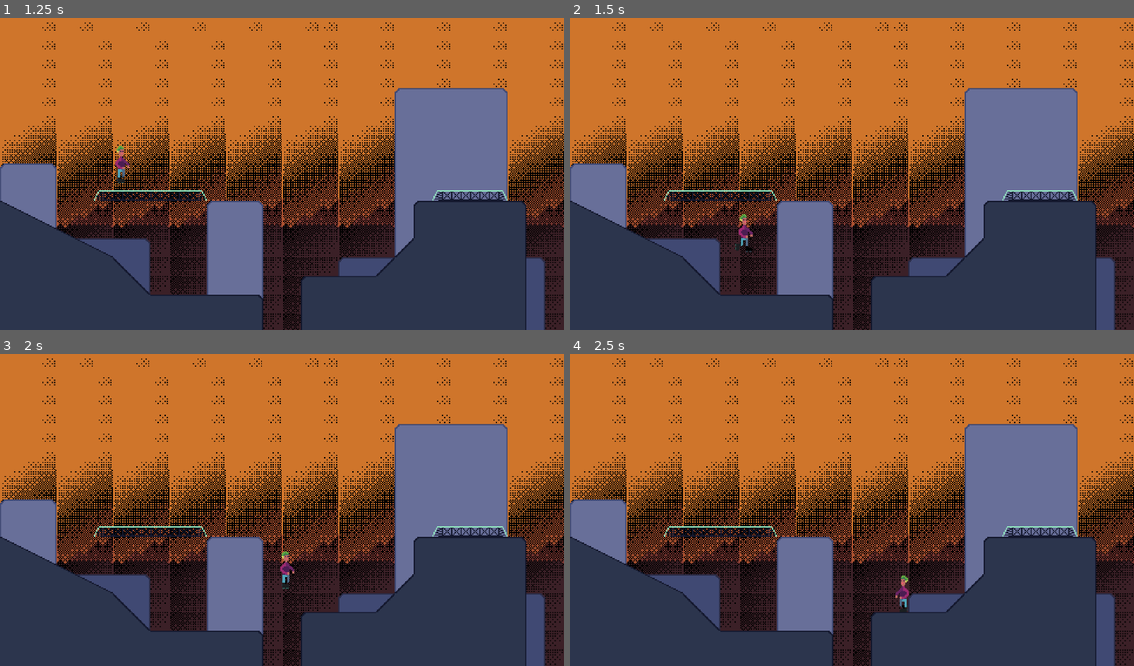
Above: before the commit, frames 1-4 (two rows, left to right).
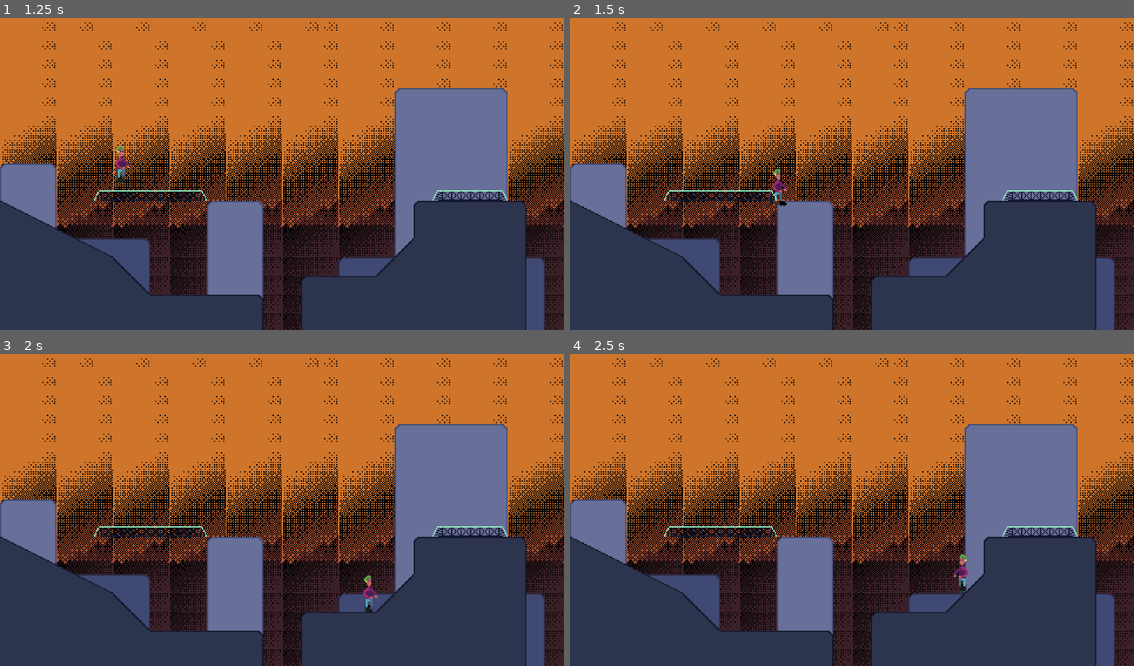
Above: after the commit, the same moments.

Repository: JordanEmme/196-gamejam
Game: Godot game, scene res://levels/City.tscn
Same seed, same stepped clock (60 frames per second), same inputs: the game is played once before the commit and once after it.
Inputs (mouse positions are in pixels of both pictures, inside the frame that each line leads up to):
- Up to frame 1 (1.25 s): tap Enter at 0.5 s; move the mouse to (406, 155) at 0.52 s; hold D (right) from 0.53 s (still down); right-click (406, 155) at 0.6 s; tap Space (jump) at 0.77 s
- Up to frame 2 (1.5 s): keep holding D (right); move the mouse to (739, 186) at 1.27 s; right-click (739, 186) at 1.35 s
- Up to frame 3 (2 s): keep holding D (right); tap Space (jump) at 1.52 s
- Up to frame 4 (2.5 s): move the mouse to (908, 438) at 2.02 s; release D (right) at 2.03 s; hold A (left) from 2.03 s (still down); right-click (908, 438) at 2.1 s

Frame 1 is identical in both runs. In frame 2, 0.3% of the frame differs, in the area x 29-39%, y 48-76%; in frame 3, 0.3%; in frame 4, 0.3%.

Commit message:
Fix grind

Diff:
--- a/game/characters/antifa.gd
+++ b/game/characters/antifa.gd
@@ -11,6 +11,7 @@
 const GRAVITY: float = 1000.
 const MAX_H_VELOCITY: float = 400.
 const MIN_H_VELOCITY: float = 10.
+const GRIND_VEL_THRESHOLD: float = MAX_H_VELOCITY * .5
 const FRICTION: float = .01
 const JUMP_TIMER: float = 1.
 const JUMP_TIMER_CAP: float= 2.
@@ -19,15 +20,20 @@
 
 # Player States
 var jump_charge: float = 0.
+var on_grindable: bool = false
+var is_grinding: bool = false
+var facing_right = true
 
 func get_input(dt: float) -> void:
 
   # Horizontal movement
   if Input.is_action_pressed("left"):
+    facing_right = false
     velocity.x -= dt * ACCEL
     animated_sprite.flip_h = true
     animated_sprite.play("skating")
   elif Input.is_action_pressed("right"):
+    facing_right = true
     velocity.x += dt * ACCEL
     animated_sprite.flip_h = false
     animated_sprite.play("skating")
@@ -46,21 +52,35 @@
       jump_charge = 0.;
 
 
+  # Grind
+  var can_grind: bool = on_grindable
+  # can_grind &= abs(velocity.x) > GRIND_VEL_THRESHOLD
+  if can_grind && Input.is_action_just_pressed("grind"):
+    is_grinding = true
+
+
 func _physics_process(dt: float) -> void:
   get_input(dt)
-  # Friction
-  velocity.x -= sign(velocity.x) * dt * velocity.x * velocity.x * FRICTION
-  velocity.x = clamp(velocity.x, -MAX_H_VELOCITY, MAX_H_VELOCITY);
-  # Gravity
-  velocity.y += dt * GRAVITY
+  if is_grinding:
+    velocity.x = MAX_H_VELOCITY if facing_right else -MAX_H_VELOCITY
+    velocity.y = 0
+  else:
+    # Friction
+    velocity.x -= sign(velocity.x) * dt * velocity.x * velocity.x * FRICTION
+    velocity.x = clamp(velocity.x, -MAX_H_VELOCITY, MAX_H_VELOCITY);
+    # Gravity
+    velocity.y += dt * GRAVITY
   move_and_slide()
 
 
-func _on_area_2d_body_entered(body: Node2D) -> void:
+func _on_colliders_body_entered(body: Node2D) -> void:
   if body == grindable:
-    print("yeahh")
-  pass # Replace with function body.
+    print("Enter")
+    on_grindable = true
 
 
 func _on_colliders_body_exited(body: Node2D) -> void:
-  pass # Replace with function body.
+  if body == grindable:
+    print("exit")
+    on_grindable = false
+    is_grinding = false
--- a/game/characters/antifa.tscn
+++ b/game/characters/antifa.tscn
@@ -85,4 +85,5 @@
 position = Vector2(0, -15)
 shape = SubResource("CapsuleShape2D_10cyg")
 
-[connection signal="body_entered" from="Colliders" to="." method="_on_area_2d_body_entered"]
+[connection signal="body_entered" from="Colliders" to="." method="_on_colliders_body_entered"]
+[connection signal="body_exited" from="Colliders" to="." method="_on_colliders_body_exited"]
